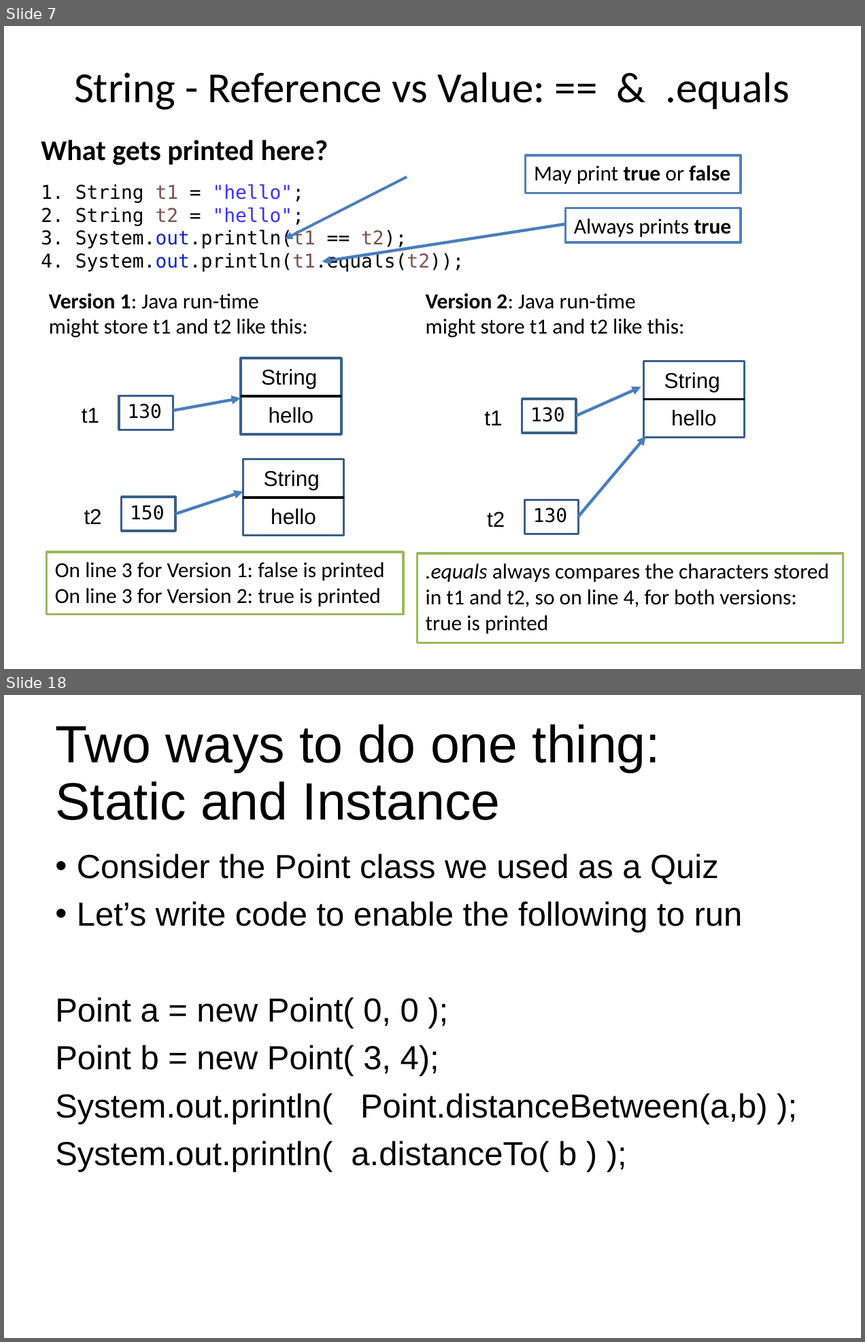
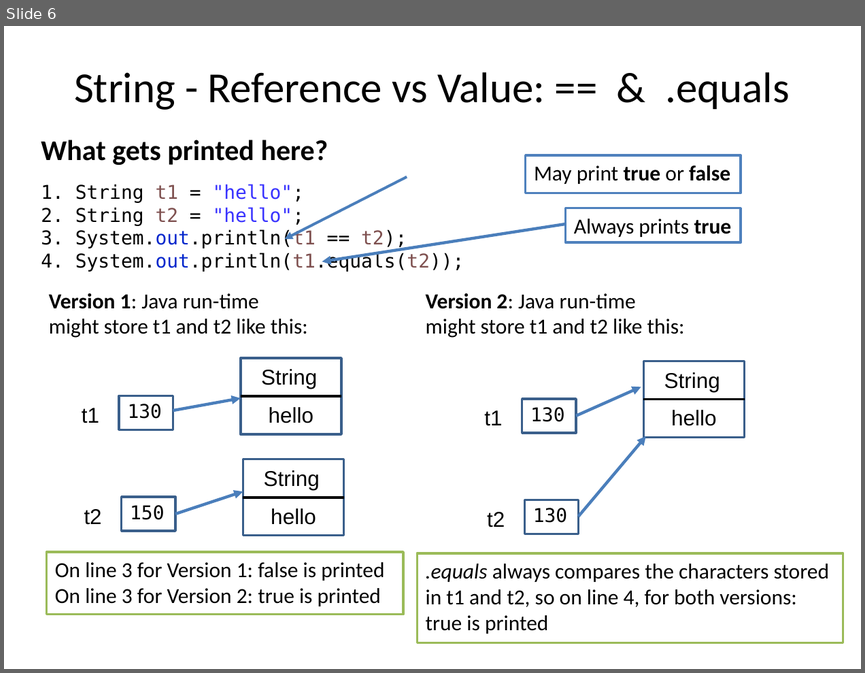
Before and after one commit to RHIT-CSSE/csse220, a slide deck: ClassMaterials/SimpleObjects/Slides/Part2-ObjectRefs.pptx. Shown one above the other, each under a label of ours: slides 7 and 18 before the commit, slide 6 after it; the slides between them are not shown. The pictures are 865x1342 and 865x673 pixels, drawn with LibreOffice and Linux fonts; fonts in the diff are those of the drawing. Boxes give left, top, right and bottom in pixels: in the first picture for what was removed or moved away, otherwise in the second. Text is boxed around its words. In the diff, an @@ line names an element or a change of style, - is before the commit and + after.

```diff
--- a/ClassMaterials/SimpleObjects/Slides/Part2-ObjectRefs.pptx
+++ b/ClassMaterials/SimpleObjects/Slides/Part2-ObjectRefs.pptx
@@ slide 18 removed at [4, 695, 861, 1338], background #FFFFFF @@
@@ title removed at [55, 724, 660, 820] @@
-Two ways to do one thing:
-Static and Instance
@@ text removed at [55, 853, 768, 1172] @@
-• Consider the Point class we used as a Quiz
-• Let’s write code to enable the following to run
-Point a = new Point( 0, 0 );
-Point b = new Point( 3, 4);
-System.out.println( Point.distanceBetween(a,b) );
-System.out.println( a.distanceTo( b ) );
@@ what was slide 7 is now slide 6 @@
```
Also in this commit, not shown: 1 slide changed, 14 other slides removed, 4 other files.
